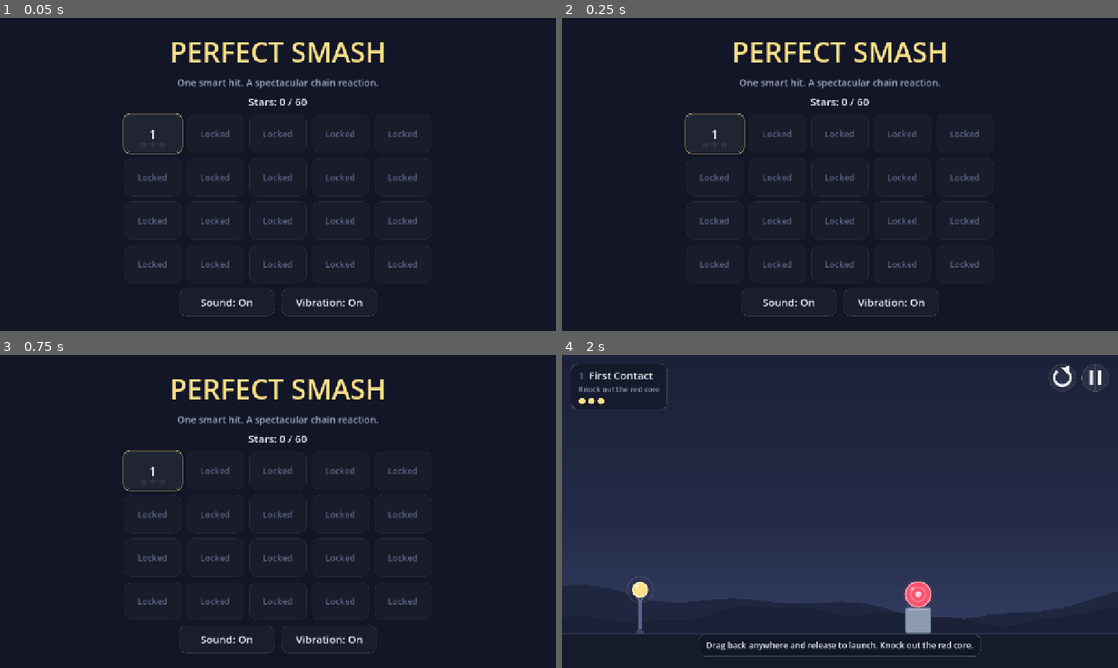
Above: before the commit, frames 1-4 (two rows, left to right).
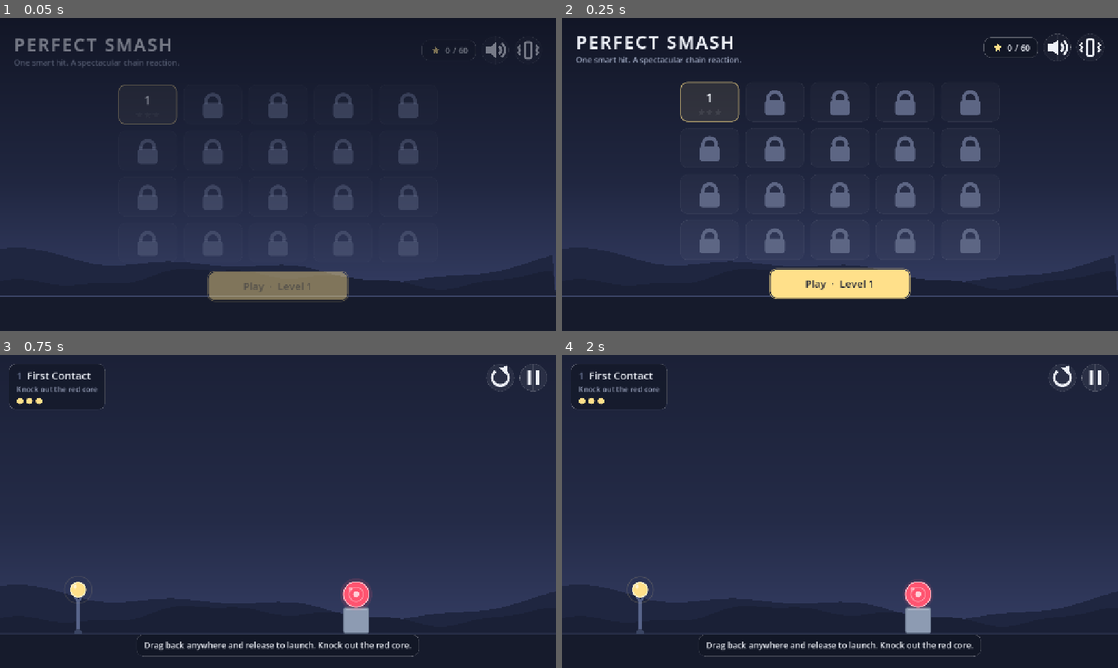
Above: after the commit, the same moments.

Repository: ranababu1/perfectsmash
Game: Godot game, scene res://scenes/main.tscn
The game is run twice, just before and just after one commit, with the same random seed, the same clock (stepped at 60 frames per second) and the same inputs.
Inputs (mouse positions are in pixels of both pictures, inside the frame that each line leads up to):
- Up to frame 1 (0.05 s): no input
- Up to frame 2 (0.25 s): no input
- Up to frame 3 (0.75 s): click (278, 621) at 0.5 s, where only the run after the commit has a clickable "Play · Level 1"
- Up to frame 4 (2 s): click (717, 470) at 1.25 s, where only the run before the commit has a clickable "1"

The runs differ from the first frame. In frame 1, 38% of the frame differs, in the area x 0-100%, y 6-96%; in frame 2, 42%; in frame 3, 56%, in the area x 0-100%, y 2-97%; in frame 4, nothing differs.

Commit message:
UI: redesigned menu with top bar, star chip, icon toggles, lock tiles and Continue

Diff:
--- a/scripts/ui/menu_screen.gd
+++ b/scripts/ui/menu_screen.gd
@@ -1,13 +1,17 @@
 class_name MenuScreen
 extends Control
 ## Title and level select. Levels unlock in order; each shows its best star medal.
+## The next level to play is highlighted and reachable in one tap via "Continue".
 
 signal level_selected(index: int)
 signal sound_toggled(enabled: bool)
 signal vibration_toggled(enabled: bool)
 
 const COLUMNS := 5
-const TILE_SIZE := Vector2(132, 88)
+const TILE_SIZE := Vector2(136, 92)
+const MARGIN := 32.0
+const TILE := "LevelTile"
+const TILE_CURRENT := "LevelTileCurrent"
 
 var catalog: LevelCatalog
 var progress: ProgressData
@@ -20,67 +24,160 @@
 
 func _ready() -> void:
 	set_anchors_and_offsets_preset(Control.PRESET_FULL_RECT)
-	var background := ColorRect.new()
-	background.color = Palette.SKY_TOP
-	background.set_anchors_and_offsets_preset(Control.PRESET_FULL_RECT)
-	add_child(background)
+	_add_tile_styles()
+	add_child(Scenery.new())
+
+	var content := Control.new()
+	content.set_anchors_and_offsets_preset(Control.PRESET_FULL_RECT)
+	content.mouse_filter = Control.MOUSE_FILTER_IGNORE
+	add_child(content)
+	content.add_child(_top_bar())
 
 	var column := VBoxContainer.new()
-	column.add_theme_constant_override("separation", 12)
+	column.add_theme_constant_override("separation", 22)
 	column.alignment = BoxContainer.ALIGNMENT_CENTER
-	add_child(UiKit.centered(column))
-
-	column.add_child(UiKit.label("PERFECT SMASH", 64, Palette.ACCENT))
-	column.add_child(UiKit.label("One smart hit. A spectacular chain reaction.", 22, Palette.TEXT_DIM))
-	var total_possible := catalog.levels.size() * ScoreRules.MAX_STARS
-	column.add_child(UiKit.label("Stars: %d / %d" % [progress.total_stars(), total_possible], 24))
+	column.mouse_filter = Control.MOUSE_FILTER_IGNORE
+	var center := UiKit.centered(column)
+	center.offset_top = 70.0
+	content.add_child(center)
 
 	var grid := GridContainer.new()
 	grid.columns = COLUMNS
-	grid.add_theme_constant_override("h_separation", 12)
-	grid.add_theme_constant_override("v_separation", 12)
+	grid.add_theme_constant_override("h_separation", 14)
+	grid.add_theme_constant_override("v_separation", 14)
 	var ids := catalog.ids()
-	var first_focus: Button = null
+	var current := _current_index()
 	for i in catalog.levels.size():
-		var tile := _level_tile(i, progress.is_unlocked(ids, i), progress.stars_for(ids[i]))
-		grid.add_child(tile)
-		if first_focus == null and not tile.disabled and progress.stars_for(ids[i]) == 0:
-			first_focus = tile
+		grid.add_child(_level_tile(i, progress.is_unlocked(ids, i), progress.stars_for(ids[i]), i == current))
 	column.add_child(grid)
 
-	var settings := HBoxContainer.new()
-	settings.alignment = BoxContainer.ALIGNMENT_CENTER
-	settings.add_theme_constant_override("separation", 16)
-	settings.add_child(_toggle("Sound", progress.sound_enabled, sound_toggled))
-	settings.add_child(_toggle("Vibration", progress.vibration_enabled, vibration_toggled))
-	column.add_child(settings)
-	if first_focus != null:
-		first_focus.grab_focus.call_deferred()
+	if current >= 0:
+		var started := progress.is_completed(ids[0])
+		var play := UiKit.primary_button("%s  ·  Level %d" % ["Continue" if started else "Play", current + 1], 320)
+		play.pressed.connect(level_selected.emit.bind(current))
+		var row := HBoxContainer.new()
+		row.alignment = BoxContainer.ALIGNMENT_CENTER
+		row.add_child(play)
+		column.add_child(row)
+		UiKit.focus_default(play)
+	UiKit.animate_in(content, 10.0)
 
 
-func _level_tile(index: int, unlocked: bool, stars: int) -> Button:
+## First unlocked level without a star, or -1 when everything is cleared.
+func _current_index() -> int:
+	var ids := catalog.ids()
+	for i in catalog.levels.size():
+		if progress.is_unlocked(ids, i) and progress.stars_for(ids[i]) == 0:
+			return i
+	return -1
+
+
+func _top_bar() -> Control:
+	var bar := HBoxContainer.new()
+	bar.set_anchors_preset(Control.PRESET_TOP_WIDE)
+	bar.offset_left = MARGIN
+	bar.offset_right = -MARGIN
+	bar.offset_top = MARGIN - 4.0
+	bar.mouse_filter = Control.MOUSE_FILTER_IGNORE
+	bar.add_theme_constant_override("separation", 12)
+
+	var titles := VBoxContainer.new()
+	titles.mouse_filter = Control.MOUSE_FILTER_IGNORE
+	titles.size_flags_horizontal = Control.SIZE_EXPAND_FILL
+	titles.add_theme_constant_override("separation", 0)
+	var title := UiKit.label("PERFECT SMASH", 40, Palette.TEXT)
+	title.horizontal_alignment = HORIZONTAL_ALIGNMENT_LEFT
+	title.add_theme_font_override("font", _spaced_font(4))
+	var tagline := UiKit.label("One smart hit. A spectacular chain reaction.", 18, Palette.TEXT_DIM)
+	tagline.horizontal_alignment = HORIZONTAL_ALIGNMENT_LEFT
+	titles.add_child(title)
+	titles.add_child(tagline)
+	bar.add_child(titles)
+
+	var stars := PanelContainer.new()
+	stars.theme_type_variation = UiKit.CHIP
+	stars.mouse_filter = Control.MOUSE_FILTER_IGNORE
+	stars.size_flags_vertical = Control.SIZE_SHRINK_CENTER
+	var star_row := HBoxContainer.new()
+	star_row.add_theme_constant_override("separation", 8)
+	star_row.add_child(Icon.new("star", 28.0, Palette.ACCENT))
+	var total := catalog.levels.size() * ScoreRules.MAX_STARS
+	star_row.add_child(UiKit.label("%d / %d" % [progress.total_stars(), total], 20))
+	stars.add_child(star_row)
+	bar.add_child(stars)
+
+	var sound := UiKit.icon_button("sound", "sound_off")
+	sound.tooltip_text = "Sound"
+	sound.button_pressed = progress.sound_enabled
+	sound.toggled.connect(sound_toggled.emit)
+	var vibration := UiKit.icon_button("vibrate", "vibrate_off")
+	vibration.tooltip_text = "Vibration"
+	vibration.button_pressed = progress.vibration_enabled
+	vibration.toggled.connect(vibration_toggled.emit)
+	for b: Button in [sound, vibration]:
+		b.size_flags_vertical = Control.SIZE_SHRINK_CENTER
+		bar.add_child(b)
+	return bar
+
+
+func _level_tile(index: int, unlocked: bool, stars: int, current: bool) -> Button:
 	var tile := Button.new()
 	tile.custom_minimum_size = TILE_SIZE
 	tile.disabled = not unlocked
-	tile.text = str(index + 1) if unlocked else "Locked"
-	tile.add_theme_font_size_override("font_size", 30 if unlocked else 20)
-	if unlocked:
-		var row := StarRow.new(stars, 9.0)
-		row.set_anchors_preset(Control.PRESET_BOTTOM_WIDE)
-		row.offset_top = -30
-		row.offset_bottom = -6
-		tile.add_child(row)
-		tile.alignment = HORIZONTAL_ALIGNMENT_CENTER
-		tile.pressed.connect(level_selected.emit.bind(index))
+	tile.theme_type_variation = TILE_CURRENT if current else TILE
+	if not unlocked:
+		var lock := Icon.new("lock", 30.0, Palette.TEXT_FAINT)
+		lock.set_anchors_and_offsets_preset(Control.PRESET_FULL_RECT)
+		tile.add_child(lock)
+		return tile
+	var number := UiKit.label(str(index + 1), 30, Palette.TEXT)
+	number.set_anchors_and_offsets_preset(Control.PRESET_FULL_RECT)
+	number.offset_bottom = -22.0
+	number.vertical_alignment = VERTICAL_ALIGNMENT_CENTER
+	number.mouse_filter = Control.MOUSE_FILTER_IGNORE
+	tile.add_child(number)
+	var row := StarRow.new(stars, 8.0)
+	row.set_anchors_preset(Control.PRESET_BOTTOM_WIDE)
+	row.offset_top = -32
+	row.offset_bottom = -12
+	tile.add_child(row)
+	tile.pressed.connect(level_selected.emit.bind(index))
+	UiKit.add_press_feedback(tile)
 	return tile
 
 
-func _toggle(title: String, initial: bool, sig: Signal) -> Button:
-	var b := UiKit.button("", 220)
-	b.toggle_mode = true
-	b.button_pressed = initial
-	b.text = "%s: %s" % [title, "On" if initial else "Off"]
-	b.toggled.connect(func(on: bool) -> void:
-		b.text = "%s: %s" % [title, "On" if on else "Off"]
-		sig.emit(on))
-	return b
+func _add_tile_styles() -> void:
+	var t := theme if theme != null else UiKit.make_theme()
+	theme = t
+	t.set_type_variation(TILE, "Button")
+	t.set_type_variation(TILE_CURRENT, "Button")
+	var current := t.get_stylebox("normal", "Button").duplicate() as StyleBoxFlat
+	current.bg_color = Color(Palette.ACCENT, 0.10)
+	current.border_color = Color(Palette.ACCENT, 0.75)
+	current.set_border_width_all(2)
+	t.set_stylebox("normal", TILE_CURRENT, current)
+	var hover := current.duplicate() as StyleBoxFlat
+	hover.bg_color = Color(Palette.ACCENT, 0.16)
+	t.set_stylebox("hover", TILE_CURRENT, hover)
+
+
+static func _spaced_font(spacing: int) -> Font:
+	var font := FontVariation.new()
+	font.base_font = ThemeDB.fallback_font
+	font.spacing_glyph = spacing
+	font.variation_embolden = 0.4
+	return font
+
+
+## The same sky and hills as the levels, so the app feels like one place.
+class Scenery extends Control:
+	func _ready() -> void:
+		set_anchors_and_offsets_preset(Control.PRESET_FULL_RECT)
+		mouse_filter = Control.MOUSE_FILTER_IGNORE
+		resized.connect(queue_redraw)
+
+	func _draw() -> void:
+		var horizon := size.y * (GameConfig.GROUND_TOP / GameConfig.WORLD_HEIGHT)
+		Backdrop.paint(self, Rect2(Vector2.ZERO, Vector2(size.x, horizon)), horizon)
+		draw_rect(Rect2(0, horizon, size.x, size.y - horizon), Palette.GROUND)
+		draw_line(Vector2(0, horizon), Vector2(size.x, horizon), Palette.GROUND_EDGE, 2.0)
